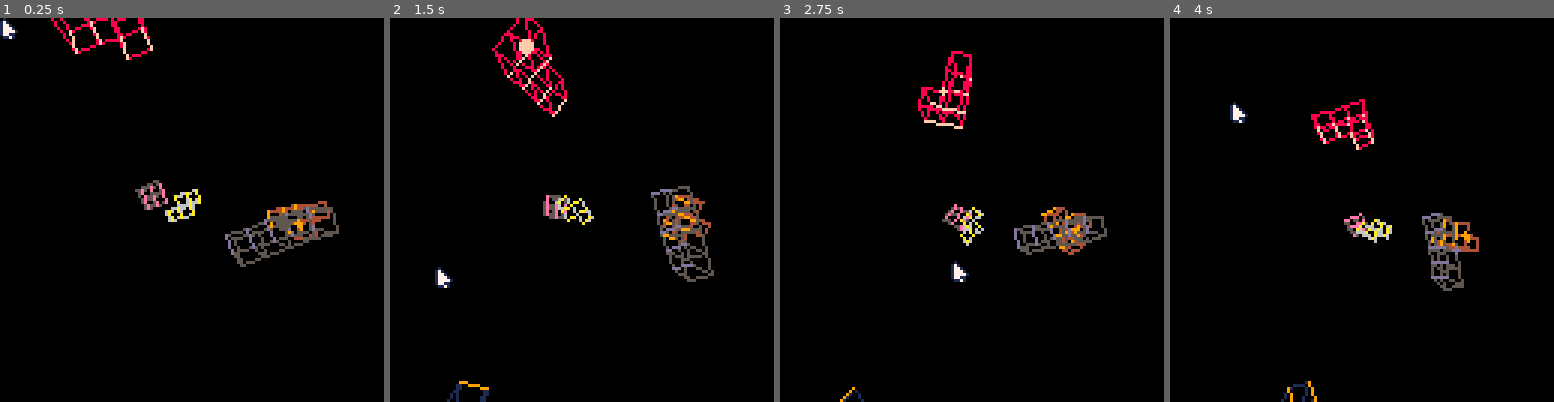
Above: before the commit, frames 1-4 (left to right).
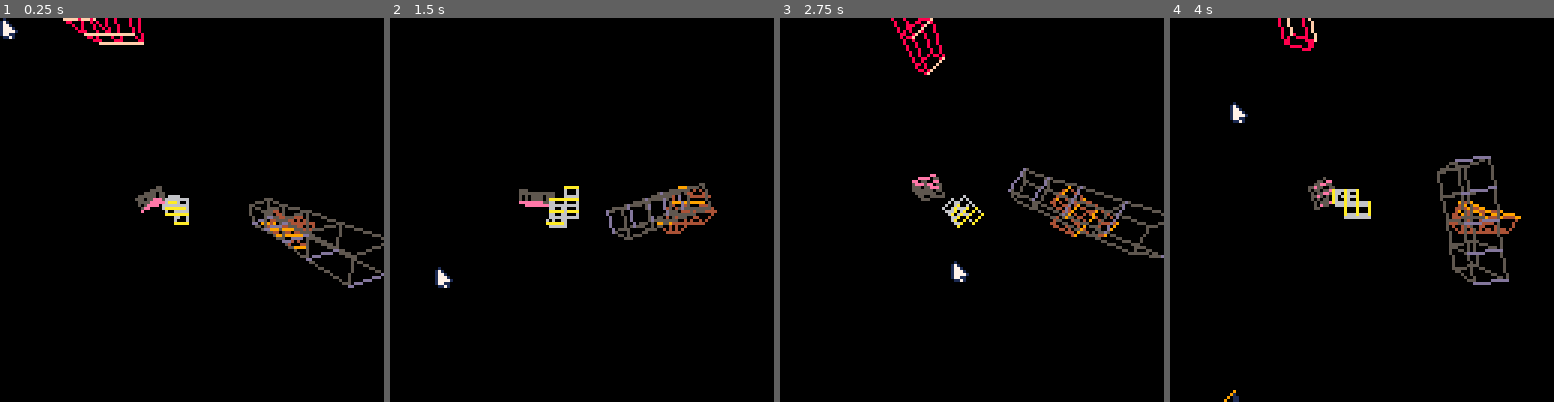
Above: after the commit, the same moments.

Repository: kepikoi/tetrominis
Game: PICO-8 cartridge space.p8
The game is run twice, just before and just after one commit, with the same random seed, the same clock (stepped at 60 frames per second) and the same inputs.
Inputs (mouse positions are in pixels of both pictures, inside the frame that each line leads up to):
- Up to frame 1 (0.25 s): no input
- Up to frame 2 (1.5 s): tap X (X key) at 0.33, 1.07 s; click (670, 121) at 0.67 s; tap O (Z key) at 0.7 s; click (436, 267) at 1.22 s
- Up to frame 3 (2.75 s): hold Right 1.6-2.1 s; hold P2 Left 1.6-2.1 s; tap O (Z key) at 1.7, 2.1, 2.5 s; click (887, 114) at 1.77 s; tap X (X key) at 1.85 s; hold Up 2.15-2.42 s; hold P2 Down 2.15-2.42 s; click (952, 259) at 2.32 s; hold Right from 2.47 s (still down); hold P2 Left from 2.47 s (still down)
- Up to frame 4 (4 s): click (1404, 106) at 2.87 s; tap O (Z key) at 2.9, 3.3, 3.7 s; tap X (X key) at 2.97 s; release Right at 3.03 s; release P2 Left at 3.03 s; hold Left 3.08-3.58 s; hold P2 Right 3.08-3.58 s; click (1465, 256) at 3.42 s; hold Down 3.63-3.97 s; hold P2 Up 3.63-3.97 s; click (1231, 102) at 3.97 s

The runs differ from the first frame. In frame 1, 4.5% of the frame differs, in the area x 13-100%, y 0-71%; in frame 2, 4.8%; in frame 3, 5.6%; in frame 4, 5.7%, in the area x 14-92%, y 0-100%.

Commit message:
Enable random rotation

Diff:
--- a/conf.lua
+++ b/conf.lua
@@ -1,7 +1,13 @@
 return {
-    debug = false, --show stats, can be toggled by second players "a" button
     tetrominoside = 4, -- size of tetromino cube
     maxCpu = 0.85, --allow add models until max cpu threshold
-    maxmodels = 6, --maximal amount of models until cpu threshold,
-    pause = false, -- pause action, can be toggled by second players "b" button,
+    maxModels = 6, --maximal amount of models until cpu threshold,
+    pause = false, --show stats, can be toggled by second players "a" button,
+    debug  = false, -- stop drawing when paused. Updates are still runnung,
+    toggleDebug = function(self)
+        self.debug = not self.debug
+    end,
+    togglePause = function(self)
+        self.pause = not self.pause
+    end
 }
--- a/helpers.lua
+++ b/helpers.lua
@@ -15,8 +15,12 @@
     end
 
     if (conf.debug) then
-        for s = 1, #sorted do
-            print('id:' .. sorted[s].id .. ' z:' .. helpers.flrd(sorted[s].z, 1) .. ' x:' .. helpers.flrd(sorted[s].x, 1) .. ' y:' .. helpers.flrd(sorted[s].y, 1), 0, 7 * s, sorted[s].colors[1])
+        for o = 1, #sorted do
+            local s = sorted[o]
+            local y = 7 * o;
+            rectfill(0, y, 1, y + 4, s.colors[1])
+            rectfill(2, y, 3, y + 4, s.colors[2])
+            print('id' .. s.id .. ' z' .. helpers.flrd(s.z, 0) .. ' x' .. helpers.flrd(s.x, 0) .. ' y' .. helpers.flrd(s.y, 0) .. ' p' .. helpers.flrd(s.p, 0) .. ' r' .. helpers.flrd(s.r, 0) .. ' w' .. helpers.flrd(s.w, 0), 6, y, s.colors[1])
         end
     end
 
--- /dev/null
+++ b/listencontrols.lua
@@ -0,0 +1,35 @@
+local conf = require('./conf')
+
+local mousestats = {
+    m1 = -1,
+    m2 = -1,
+    x = 0,
+    y = 0
+}
+
+function listencontrols()
+
+    if (btn(4, 0)) then camera.z = camera.z + 0.1 end
+    if (btn(5, 0)) then camera.z = camera.z - 0.1 end
+
+    if (btnp(4, 1)) then conf:togglePause() end
+    if (btnp(5, 1)) then conf:toggleDebug() end
+
+    if stat(34) == 1 then
+
+        if (mousestats.m1 == -1) then
+            mousestats.m1 = stat(32)
+            mousestats.m2 = stat(33)
+            mousestats.x = camera.x
+            mousestats.y = camera.y
+        end
+
+        --  rotate camera
+        camera.x = mousestats.x - (mousestats.m1 - stat(32))
+        camera.y = mousestats.y - (mousestats.m2 - stat(33))
+    else
+        mousestats.m1 = -1
+    end
+end
+
+return listencontrols;
--- a/mesh.lua
+++ b/mesh.lua
@@ -60,8 +60,7 @@
     get2d = function(self, parent)
 
         if (not parent) then
-            --parent is required
-            parent = self
+            parent = self --parent is rotational center pivot
         end
 
         local _x = self.x - parent.x
@@ -72,25 +71,35 @@
         local r = parent.r
         local w = parent.w
 
-        local _px = _x * cos(p) - _y * sin(p)
-        local _py = _x * sin(p) + _y * cos(p)
+        local sinp = sin(p);
+        local cosp = cos(p);
+        local sinr = sin(r);
+        local cosr = cos(r);
+        local sinw = sin(w);
+        local cosw = cos(w);
 
-        local _wx = _py * cos(w) - _z * sin(w)
-        local _wy = _py * sin(w) + _z * cos(w)
+        local _px = _x * cosp - _y * sinp
+        local _py = _x * sinp + _y * cosp
+        local _pz = _z
 
-        local _rx = _px * cos(r) - _wx * sin(r)
-        local _ry = _px * sin(r) + _wx * cos(r)
+        local _rx = _px * cosr - _pz * sinr
+        local _ry = _px * sinr + _pz * cosr
+        local _rz = _py
 
-        local X = _rx + camera.x + parent.x
-        local Y = _ry + camera.y + parent.y
-        local Z = _wy + camera.z + parent.z
+        local _wx = _rz * cosw - _ry * sinw
+        local _wy = _rz * sinw + _ry * cosw
+        local _wz = _rx
+
+        local X = _wx + camera.x + parent.x
+        local Y = _wy + camera.y + parent.y
+        local Z = _wz + camera.z + parent.z
 
         return {
             --convert 2d
             x = 64 + X / Z * camera.f,
             y = 64 + Y / Z * camera.f,
             z = Z, --depth information
-            visible = Z > 1; --magic number of visibility
+            visible = Z > 1; --visible if infront of camera
         }
     end
 }
--- a/space.lua
+++ b/space.lua
@@ -3,10 +3,13 @@
 local helpers = require('./helpers');
 local tetromino = require('./tetromino');
 local conf = require('./conf');
+local listencontrols = require('./listencontrols');
 
 function _init()
 
     poke(0x5f2d, 1) --mouse support for shits and giggles
+
+    lastCpu = stat(1);
 
     camera = {
         x = 0,
@@ -18,62 +21,29 @@
         f = 40 --focal length of camera
     }
 
-    --temp store for last click
-    laststats = {
-        cpu = 0
-    }
-
     --Model metatable models store
     models = {}
-
 
     function drawmouse()
         spr(1, stat(32), stat(33))
     end
 
     function drawdebug()
-        --print('mousex: ' .. stat(32) .. ' mousey: ' .. stat(33) .. ' click:' .. stat(34), 0, 0, 7)
-        --print('lastx:'..laststats.x,0,7,7)
+        print('mousex: ' .. stat(32) .. ' mousey: ' .. stat(33) .. ' click:' .. stat(34), 0, 0, 7)
         print('p:' .. camera.p .. ' w:' .. camera.w .. ' r:' .. helpers.flrd(camera.r, 2), 0, 104, 7)
         print('x:' .. helpers.flrd(camera.x, 2) .. ' y:' .. helpers.flrd(camera.y, 2) .. ' z:' .. helpers.flrd(camera.z, 1) .. ' f:' .. camera.f, 0, 110, 7)
         print('models:' .. #models, 0, 116, 7)
-        print('cpu:' .. helpers.flrd(100 * laststats.cpu, 0) .. '% ram:' .. helpers.flrd(stat(0), 2), 0, 122, 7)
-    end
-
-    function listencontrols()
-        if (btn(0)) then camera.p = camera.p + 0.005 end
-        if (btn(1)) then camera.p = camera.p - 0.005 end
-        if (btn(2)) then camera.w = camera.w + 0.005 end
-        if (btn(3)) then camera.w = camera.w - 0.005 end
-        if (btn(4, 0)) then camera.z = camera.z + 0.1 end
-        if (btn(5, 0)) then camera.z = camera.z - 0.1 end
-
-        if (btnp(4, 1)) then conf.pause = not conf.pause end
-        if (btnp(5, 1)) then conf.debug = not conf.debug end
-
-        if stat(34) == 1 then
-            if (laststats.m1 == -1) then
-                laststats.m1 = stat(32)
-                laststats.m2 = stat(33)
-                laststats.x = camera.x
-                laststats.y = camera.y
-            end
-
-            --  rotate camera
-            camera.x = laststats.x - (laststats.m1 - stat(32))
-            camera.y = laststats.y - (laststats.m2 - stat(33))
-        else
-            laststats.m1 = -1
-        end
+        print('cpu:' .. helpers.flrd(100 * stat(1), 0) .. '% ram:' .. helpers.flrd(stat(0), 2), 0, 122, 7)
     end
 end
 
 function _update60()
+
     listencontrols()
 
     if (not conf.pause) then
         -- add tetrominos until cpu threshold
-        if laststats.cpu < conf.maxCpu and #models < conf.maxmodels then
+        if lastCpu < conf.maxCpu and #models < conf.maxModels then
             add(models, tetromino())
         end
 
@@ -100,6 +70,5 @@
     end
 
     drawmouse()
-
-    laststats.cpu = stat(1)
+    lastCpu = stat(1);
 end
--- a/space.p8
+++ b/space.p8
@@ -1,20 +1,28 @@
 pico-8 cartridge // http://www.pico-8.com
 version 8
 __lua__
+globals = {}
 --------------sub-module-C:\Users\autod\OneDrive\Dokumente\pico8\carts\space\conf.lua---------------------
 m86071b29ef5ab36a54d653581fcfd8c8 = function()
     return {
-    debug = false, --show stats, can be toggled by second players "a" button
     tetrominoside = 4, -- size of tetromino cube
     maxCpu = 0.85, --allow add models until max cpu threshold
-    maxmodels = 6, --maximal amount of models until cpu threshold,
-    pause = false, -- pause action, can be toggled by second players "b" button,
+    maxModels = 6, --maximal amount of models until cpu threshold,
+    pause = false, --show stats, can be toggled by second players "a" button,
+    debug  = false, -- stop drawing when paused. Updates are still runnung,
+    toggleDebug = function(self)
+        self.debug = not self.debug
+    end,
+    togglePause = function(self)
+        self.pause = not self.pause
+    end
 }
 end
+m86071b29ef5ab36a54d653581fcfd8c8 = m86071b29ef5ab36a54d653581fcfd8c8()
 --------------sub-module-C:\Users\autod\OneDrive\Dokumente\pico8\carts\space\helpers.lua---------------------
 me50f94349c050c92b67a239b71bb5d5a = function()
     local helpers = {};
-local conf = m86071b29ef5ab36a54d653581fcfd8c8();
+local conf = m86071b29ef5ab36a54d653581fcfd8c8;
 
 --sort model by its z
 helpers.sortz = function(t)
@@ -30,8 +38,12 @@
     end
 
     if (conf.debug) then
-        for s = 1, #sorted do
-            print('id:' .. sorted[s].id .. ' z:' .. helpers.flrd(sorted[s].z, 1) .. ' x:' .. helpers.flrd(sorted[s].x, 1) .. ' y:' .. helpers.flrd(sorted[s].y, 1), 0, 7 * s, sorted[s].colors[1])
+        for o = 1, #sorted do
+            local s = sorted[o]
+            local y = 7 * o;
+            rectfill(0, y, 1, y + 4, s.colors[1])
+            rectfill(2, y, 3, y + 4, s.colors[2])
+            print('id' .. s.id .. ' z' .. helpers.flrd(s.z, 0) .. ' x' .. helpers.flrd(s.x, 0) .. ' y' .. helpers.flrd(s.y, 0) .. ' p' .. helpers.flrd(s.p, 0) .. ' r' .. helpers.flrd(s.r, 0) .. ' w' .. helpers.flrd(s.w, 0), 6, y, s.colors[1])
         end
     end
 
@@ -80,6 +92,7 @@
 
 return helpers;
 end
+me50f94349c050c92b67a239b71bb5d5a = me50f94349c050c92b67a239b71bb5d5a()
 --------------sub-module-C:\Users\autod\OneDrive\Dokumente\pico8\carts\space\mesh.lua---------------------
 m5ef8c140b8ef1dca2719f4d87d37a8f4 = function()
     --3D Mesh metatable
@@ -144,8 +157,7 @@
     get2d = function(self, parent)
 
         if (not parent) then
-            --parent is required
-            parent = self
+            parent = self --parent is rotational center pivot
         end
 
         local _x = self.x - parent.x
@@ -156,25 +168,35 @@
         local r = parent.r
         local w = parent.w
 
-        local _px = _x * cos(p) - _y * sin(p)
-        local _py = _x * sin(p) + _y * cos(p)
-
-        local _wx = _py * cos(w) - _z * sin(w)
-        local _wy = _py * sin(w) + _z * cos(w)
-
-        local _rx = _px * cos(r) - _wx * sin(r)
-        local _ry = _px * sin(r) + _wx * cos(r)
-
-        local X = _rx + camera.x + parent.x
-        local Y = _ry + camera.y + parent.y
-        local Z = _wy + camera.z + parent.z
+        local sinp = sin(p);
+        local cosp = cos(p);
+        local sinr = sin(r);
+        local cosr = cos(r);
+        local sinw = sin(w);
+        local cosw = cos(w);
+
+        local _px = _x * cosp - _y * sinp
+        local _py = _x * sinp + _y * cosp
+        local _pz = _z
+
+        local _rx = _px * cosr - _pz * sinr
+        local _ry = _px * sinr + _pz * cosr
+        local _rz = _py
+
+        local _wx = _rz * cosw - _ry * sinw
+        local _wy = _rz * sinw + _ry * cosw
+        local _wz = _rx
+
+        local X = _wx + camera.x + parent.x
+        local Y = _wy + camera.y + parent.y
+        local Z = _wz + camera.z + parent.z
 
         return {
             --convert 2d
             x = 64 + X / Z * camera.f,
             y = 64 + Y / Z * camera.f,
             z = Z, --depth information
-            visible = Z > 1; --magic number of visibility
+            visible = Z > 1; --visible if infront of camera
         }
     end
 }
@@ -182,9 +204,10 @@
 
 return Mesh
 end
+m5ef8c140b8ef1dca2719f4d87d37a8f4 = m5ef8c140b8ef1dca2719f4d87d37a8f4()
 --------------sub-module-C:\Users\autod\OneDrive\Dokumente\pico8\carts\space\cube.lua---------------------
 mfa0a46a1e3d1569e253b07398af99bc6 = function()
-    local Mesh = m5ef8c140b8ef1dca2719f4d87d37a8f4();
+    local Mesh = m5ef8c140b8ef1dca2719f4d87d37a8f4;
 
 -- create 3d cube
 -- @param {Number} x,y,z - cube position
@@ -218,40 +241,58 @@
 
 return cube;
 end
+mfa0a46a1e3d1569e253b07398af99bc6 = mfa0a46a1e3d1569e253b07398af99bc6()
 --------------sub-module-C:\Users\autod\OneDrive\Dokumente\pico8\carts\space\tetromino.lua---------------------
 mb94f04441f1a64eb3220caee4282b447 = function()
-    local Mesh = m5ef8c140b8ef1dca2719f4d87d37a8f4();
-local cube = mfa0a46a1e3d1569e253b07398af99bc6();
-local conf = m86071b29ef5ab36a54d653581fcfd8c8();
+    local Mesh = m5ef8c140b8ef1dca2719f4d87d37a8f4;
+local cube = mfa0a46a1e3d1569e253b07398af99bc6;
+local conf = m86071b29ef5ab36a54d653581fcfd8c8;
 
 -- create random tetromino
 function tetromino()
+    local axi = { "p", "r", "w" }
+    local randomFastAxis = axi[flr(rnd(3) + 1)];
+    axi[randomFastAxis] = nil;
+    local randomSlowAxis = axi[flr(rnd(2) + 1)];
+
     local tetromino = {
         cubes = {}, -- a tetromino consists of four cubes
         id = flr(rnd(1000)),
         exploded = false, --cubes will acclerate indepedantly
         colors = { rnd(8) + 1, rnd(7) + 9 },
-        speed = (rnd(4) + 2) / 10, --rotation & fall speed
-        x = rnd(64)-32,
-        y = rnd(64)-32,
-        z = rnd(64)-32,
+        speedFast = (rnd(4) + 2) / 1000, --rotation & fall speed
+        speedSlow = (rnd(4) + 2) / 5000, --rotation & fall speed for second axis
+        x = rnd(64) - 32,
+        y = rnd(64) - 32,
+        z = rnd(64) - 32,
         draw = function(self)
             --draw all cubes inside tetromino
             for cube in all(self.cubes) do
                 cube:draw(self)
             end
 
-            -- draw tetromino center point
-            local t = self:get2d();
-            circfill(t.x, t.y, camera.f / t.z, rnd(1) > 0.5 and self.colors[1] or self.colors[2]);
+            if (conf.debug) then
+                -- draw tetromino center point
+                local t = self:get2d();
+                circfill(t.x, t.y, camera.f / t.z, rnd(1) > 0.5 and self.colors[1] or self.colors[2]);
+            end
         end,
         update = function(self)
-            self.x = self.x + self.speed / 10
-            self.y = self.y + self.speed / 10
-            self.z = self.z + self.speed / 10
-            self.p = self.p + self.speed / 100 --(rnd(100) - 50)
-            -- self.r = self.r + self.speed / 100 --(rnd(100) - 50)
+            -- self.x = self.x + self.speed / 10
+            -- self.y = self.y + self.speed / 10
+            -- self.z = self.z + self.speed / 10
+            -- self.p = self.p + self.speed / 100 --(rnd(100) - 50)
+            --self.r = self.r + self.speed / 100 --(rnd(100) - 50)
             -- self.w = self.w + self.speed / 100 --(rnd(100) - 50)
+
+            self[randomFastAxis] = self[randomFastAxis] + self.speedFast
+            self[randomSlowAxis] = self[randomSlowAxis] + self.speedFast
+
+
+            if (btn(0)) then self.p = self.p + 0.008 end
+            if (btn(1)) then self.w = self.w - 0.008 end
+            if (btn(2)) then self.r = self.r + 0.008 end
+            if (btn(3)) then self.r = self.r - 0.008 end
 
             if rnd(100) < 1 and not self.exploded then
                 self.exploded = true
@@ -291,17 +332,60 @@
 
 return tetromino;
 end
+mb94f04441f1a64eb3220caee4282b447 = mb94f04441f1a64eb3220caee4282b447()
+--------------sub-module-C:\Users\autod\OneDrive\Dokumente\pico8\carts\space\listencontrols.lua---------------------
+mdfff46c12691ff25bf3fe5820c9617cb = function()
+    local conf = m86071b29ef5ab36a54d653581fcfd8c8
+
+local mousestats = {
+    m1 = -1,
+    m2 = -1,
+    x = 0,
+    y = 0
+}
+
+function listencontrols()
+
+    if (btn(4, 0)) then camera.z = camera.z + 0.1 end
+    if (btn(5, 0)) then camera.z = camera.z - 0.1 end
+
+    if (btnp(4, 1)) then conf:togglePause() end
+    if (btnp(5, 1)) then conf:toggleDebug() end
+
+    if stat(34) == 1 then
+
+        if (mousestats.m1 == -1) then
+            mousestats.m1 = stat(32)
+            mousestats.m2 = stat(33)
+            mousestats.x = camera.x
+            mousestats.y = camera.y
+        end
+
+        --  rotate camera
+        camera.x = mousestats.x - (mousestats.m1 - stat(32))
+        camera.y = mousestats.y - (mousestats.m2 - stat(33))
+    else
+        mousestats.m1 = -1
+    end
+end
+
+return listencontrols;
+end
+mdfff46c12691ff25bf3fe5820c9617cb = mdfff46c12691ff25bf3fe5820c9617cb()
 
 --------------root-module---------------------
 --triangle flight
 --by kepikoi
-local helpers = me50f94349c050c92b67a239b71bb5d5a();
-local tetromino = mb94f04441f1a64eb3220caee4282b447();
-local conf = m86071b29ef5ab36a54d653581fcfd8c8();
+local helpers = me50f94349c050c92b67a239b71bb5d5a;
+local tetromino = mb94f04441f1a64eb3220caee4282b447;
+local conf = m86071b29ef5ab36a54d653581fcfd8c8;
+local listencontrols = mdfff46c12691ff25bf3fe5820c9617cb;
 
 function _init()
 
     poke(0x5f2d, 1) --mouse support for shits and giggles
+
+    lastCpu = stat(1);
 
     camera = {
         x = 0,
@@ -313,62 +397,29 @@
         f = 40 --focal length of camera
     }
 
-    --temp store for last click
-    laststats = {
-        cpu = 0
-    }
-
     --Model metatable models store
     models = {}
 
-
     function drawmouse()
         spr(1, stat(32), stat(33))
     end
 
     function drawdebug()
-        --print('mousex: ' .. stat(32) .. ' mousey: ' .. stat(33) .. ' click:' .. stat(34), 0, 0, 7)
-        --print('lastx:'..laststats.x,0,7,7)
+        print('mousex: ' .. stat(32) .. ' mousey: ' .. stat(33) .. ' click:' .. stat(34), 0, 0, 7)
         print('p:' .. camera.p .. ' w:' .. camera.w .. ' r:' .. helpers.flrd(camera.r, 2), 0, 104, 7)
         print('x:' .. helpers.flrd(camera.x, 2) .. ' y:' .. helpers.flrd(camera.y, 2) .. ' z:' .. helpers.flrd(camera.z, 1) .. ' f:' .. camera.f, 0, 110, 7)
         print('models:' .. #models, 0, 116, 7)
-        print('cpu:' .. helpers.flrd(100 * laststats.cpu, 0) .. '% ram:' .. helpers.flrd(stat(0), 2), 0, 122, 7)
-    end
-
-    function listencontrols()
-        if (btn(0)) then camera.p = camera.p + 0.005 end
-        if (btn(1)) then camera.p = camera.p - 0.005 end
-        if (btn(2)) then camera.w = camera.w + 0.005 end
-        if (btn(3)) then camera.w = camera.w - 0.005 end
-        if (btn(4, 0)) then camera.z = camera.z + 0.1 end
-        if (btn(5, 0)) then camera.z = camera.z - 0.1 end
-
-        if (btnp(4, 1)) then conf.pause = not conf.pause end
-        if (btnp(5, 1)) then conf.debug = not conf.debug end
-
-        if stat(34) == 1 then
-            if (laststats.m1 == -1) then
-                laststats.m1 = stat(32)
-                laststats.m2 = stat(33)
-                laststats.x = camera.x
-                laststats.y = camera.y
-            end
-
-            --  rotate camera
-            camera.x = laststats.x - (laststats.m1 - stat(32))
-            camera.y = laststats.y - (laststats.m2 - stat(33))
-        else
-            laststats.m1 = -1
-        end
+        print('cpu:' .. helpers.flrd(100 * stat(1), 0) .. '% ram:' .. helpers.flrd(stat(0), 2), 0, 122, 7)
     end
 end
 
 function _update60()
+
     listencontrols()
 
     if (not conf.pause) then
         -- add tetrominos until cpu threshold
-        if laststats.cpu < conf.maxCpu and #models < conf.maxmodels then
+        if lastCpu < conf.maxCpu and #models < conf.maxModels then
             add(models, tetromino())
         end
 
@@ -395,8 +446,7 @@
     end
 
     drawmouse()
-
-    laststats.cpu = stat(1)
+    lastCpu = stat(1);
 end
 __gfx__
 00000000010000000000000000000000000000000000000000000000000000000000000000000000000000000000000000000000000000000000000000000000
--- a/tetromino.lua
+++ b/tetromino.lua
@@ -4,32 +4,49 @@
 
 -- create random tetromino
 function tetromino()
+    local axi = { "p", "r", "w" }
+    local randomFastAxis = axi[flr(rnd(3) + 1)];
+    axi[randomFastAxis] = nil;
+    local randomSlowAxis = axi[flr(rnd(2) + 1)];
+
     local tetromino = {
         cubes = {}, -- a tetromino consists of four cubes
         id = flr(rnd(1000)),
         exploded = false, --cubes will acclerate indepedantly
         colors = { rnd(8) + 1, rnd(7) + 9 },
-        speed = (rnd(4) + 2) / 10, --rotation & fall speed
-        x = rnd(64)-32,
-        y = rnd(64)-32,
-        z = rnd(64)-32,
+        speedFast = (rnd(4) + 2) / 1000, --rotation & fall speed
+        speedSlow = (rnd(4) + 2) / 5000, --rotation & fall speed for second axis
+        x = rnd(64) - 32,
+        y = rnd(64) - 32,
+        z = rnd(64) - 32,
         draw = function(self)
             --draw all cubes inside tetromino
             for cube in all(self.cubes) do
                 cube:draw(self)
             end
 
-            -- draw tetromino center point
-            local t = self:get2d();
-            circfill(t.x, t.y, camera.f / t.z, rnd(1) > 0.5 and self.colors[1] or self.colors[2]);
+            if (conf.debug) then
+                -- draw tetromino center point
+                local t = self:get2d();
+                circfill(t.x, t.y, camera.f / t.z, rnd(1) > 0.5 and self.colors[1] or self.colors[2]);
+            end
         end,
         update = function(self)
-            self.x = self.x + self.speed / 10
-            self.y = self.y + self.speed / 10
-            self.z = self.z + self.speed / 10
-            self.p = self.p + self.speed / 100 --(rnd(100) - 50)
-            -- self.r = self.r + self.speed / 100 --(rnd(100) - 50)
+            -- self.x = self.x + self.speed / 10
+            -- self.y = self.y + self.speed / 10
+            -- self.z = self.z + self.speed / 10
+            -- self.p = self.p + self.speed / 100 --(rnd(100) - 50)
+            --self.r = self.r + self.speed / 100 --(rnd(100) - 50)
             -- self.w = self.w + self.speed / 100 --(rnd(100) - 50)
+
+            self[randomFastAxis] = self[randomFastAxis] + self.speedFast
+            self[randomSlowAxis] = self[randomSlowAxis] + self.speedFast
+
+
+            if (btn(0)) then self.p = self.p + 0.008 end
+            if (btn(1)) then self.w = self.w - 0.008 end
+            if (btn(2)) then self.r = self.r + 0.008 end
+            if (btn(3)) then self.r = self.r - 0.008 end
 
             if rnd(100) < 1 and not self.exploded then
                 self.exploded = true
